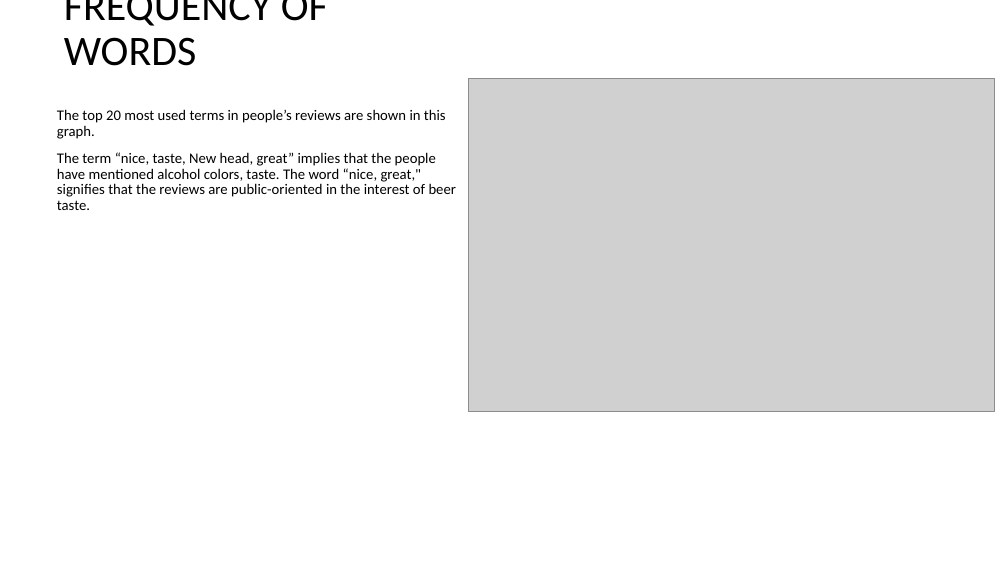
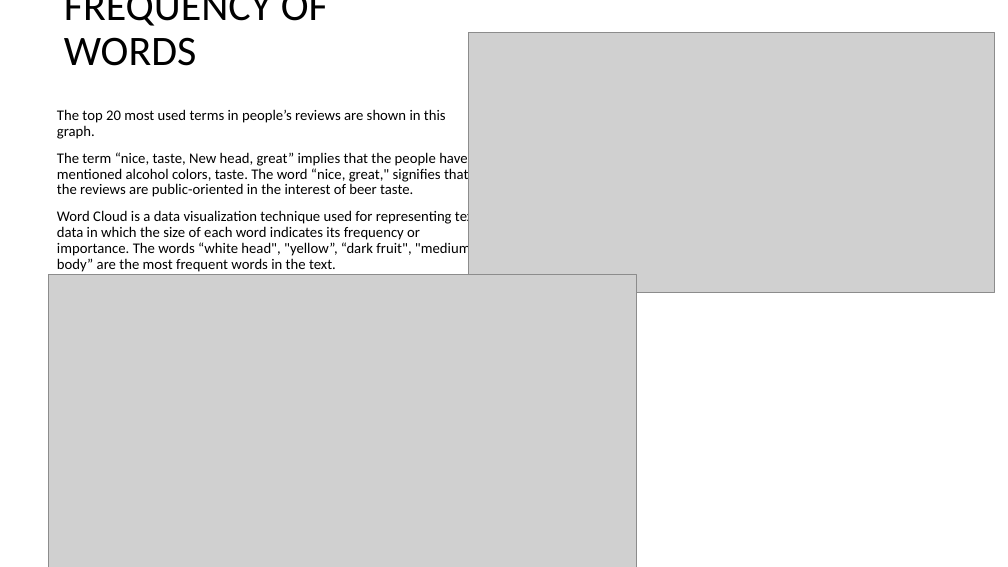
Before and after one commit to GazalaSayyad/Beer_review_analysis, a slide deck: slide 9 of beer_analysis.pptx. Drawn at 1008x567 pixels with LibreOffice and Linux fonts; fonts in the diff are those of the drawing; grey boxes stand for pictures. Boxes give left, top, right and bottom in pixels: in the first picture for what was removed or moved away, otherwise in the second. Text is boxed around its words. In the diff, an @@ line names an element or a change of style, - is before the commit and + after.

Commit message:
✨ updated wordcloud

```diff
--- a/beer_analysis.pptx
+++ b/beer_analysis.pptx
@@ picture resized from (x1=469, y1=79, x2=995, y2=411) to (x1=469, y1=32, x2=995, y2=293) @@
@@ text at (x1=57, y1=208, x2=478, y2=272): paragraph added @@
+Word Cloud is a data visualization technique used for representing text data in which the size of each word indicates its frequency or importance. The words “white head", "yellow”, “dark fruit", "medium body” are the most frequent words in the text.
@@ picture added at (x1=48, y1=274, x2=637, y2=567) @@
```
